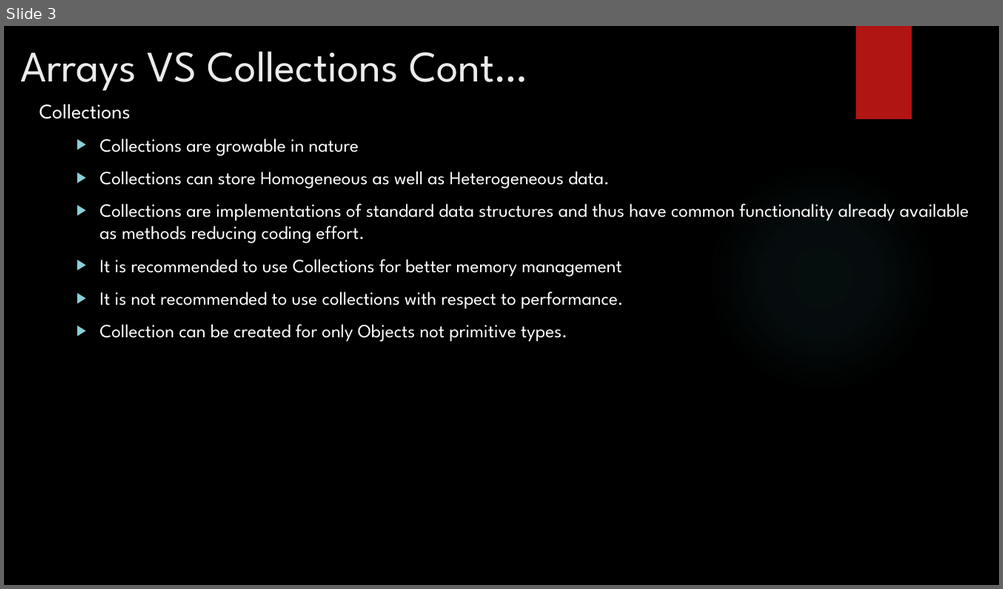
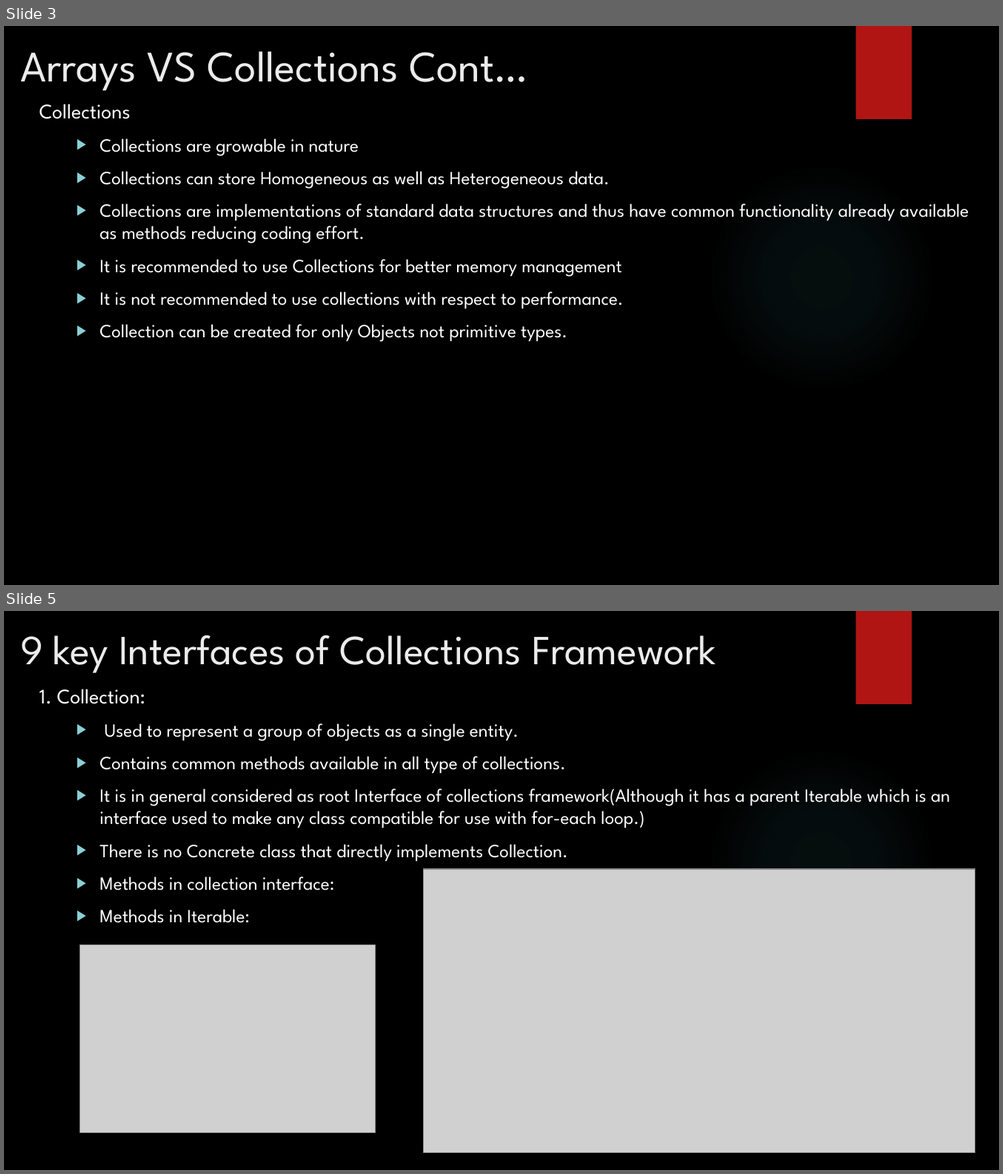
Before and after one commit to rudhrainfogain/java-collections, a slide deck: src/main/resources/JavaCollections.pptx. Shown one above the other, each under a label of ours: slide 3 before the commit, slides 3 and 5 after it; the slides between them are not shown. The pictures are 1003x589 and 1003x1174 pixels, drawn with LibreOffice and Linux fonts; fonts in the diff are those of the drawing; grey boxes stand for pictures; background and template pictures are left out. Boxes give left, top, right and bottom in pixels: in the first picture for what was removed or moved away, otherwise in the second. Text is boxed around its words. In the diff, an @@ line names an element or a change of style, - is before the commit and + after.

Commit message:
Detailed overview ofCollections framework

```diff
--- a/src/main/resources/JavaCollections.pptx
+++ b/src/main/resources/JavaCollections.pptx
@@ slide 5 added at (4, 611, 999, 1170), background picture (left out); not listed: 2 template elements that a slide beside it also shows @@
@@ title added at (20, 635, 716, 673), 40 pt, text #EBEBEB @@
+9 key Interfaces of Collections Framework
@@ text added at (40, 689, 950, 923), 18 pt, text #FFFFFF @@
+1. Collection:
+  ▶ Used to represent a group of objects as a single entity.
+  ▶ Contains common methods available in all type of collections.
+  ▶ It is in general considered as root Interface of collections framework(Although it has a parent Iterable which is an interface used to make any class compatible for use with for-each loop.)
+  ▶ There is no Concrete class that directly implements Collection.
+  ▶ Methods in collection interface:
+  ▶ Methods in Iterable:
@@ picture added at (424, 869, 975, 1153) @@
@@ picture added at (80, 945, 375, 1133) @@
```
Also in this commit, not shown: 16 other slides added.
